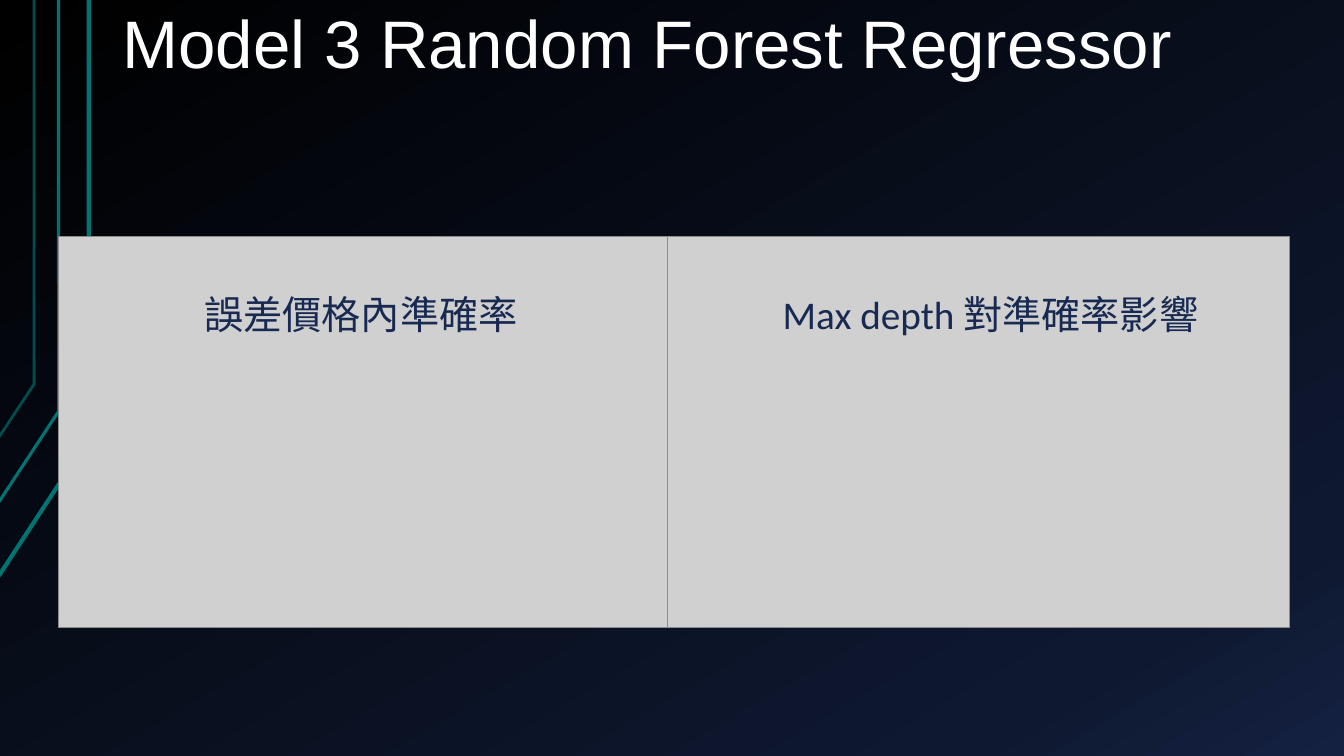
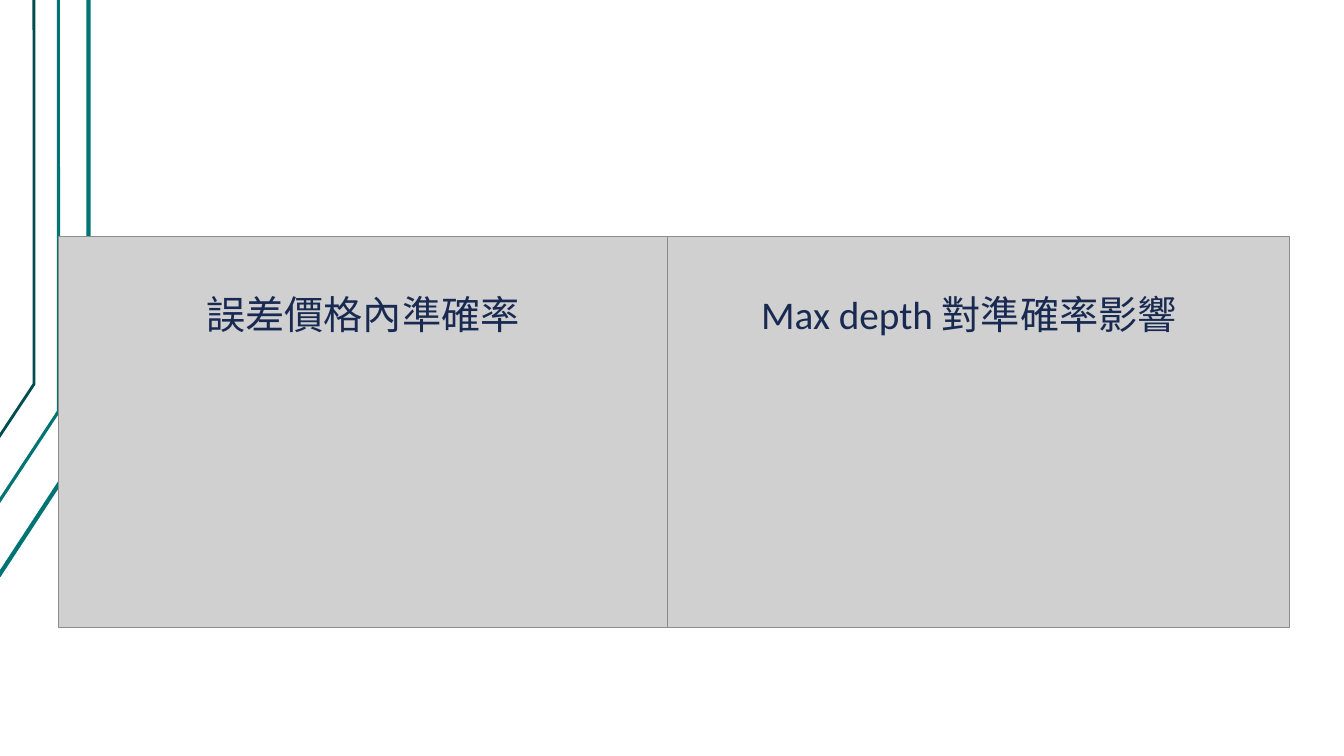
Before and after one commit to Alfons0329/Machine_Learning_Fall_2017, a slide deck: slide 26 of Final_proj/Presentation.pptx. Drawn at 1344x756 pixels with LibreOffice and Linux fonts; fonts in the diff are those of the drawing; grey boxes stand for pictures. Boxes give left, top, right and bottom in pixels: in the first picture for what was removed or moved away, otherwise in the second. Text is boxed around its words. In the diff, an @@ line names an element or a change of style, - is before the commit and + after.

```diff
--- a/Final_proj/Presentation.pptx
+++ b/Final_proj/Presentation.pptx
@@ background gradient #000000 to #0F1931 to #142242 to #FFFFFF @@
@@ freeform shape at [0,0,89,576]: outline redrawn @@
@@ freeform shape at [0,0,58,503]: outline #007373 2.25 pt to #007373 2.24 pt @@
@@ freeform shape at [0,0,34,438]: outline #007373 2 pt to #004D4D 2 pt @@
@@ title removed at [122,19,1172,80] @@
-Model 3 Random Forest Regressor
@@ text "Max depth 對準確率影響": place and size @@
-text "Max depth 對準確率影響" at [783,296,1198,336]
+text "Max depth 對準確率影響" at [761,296,1177,336]
```
Also in this commit, not shown: 28 other slides changed, 4 other files.
